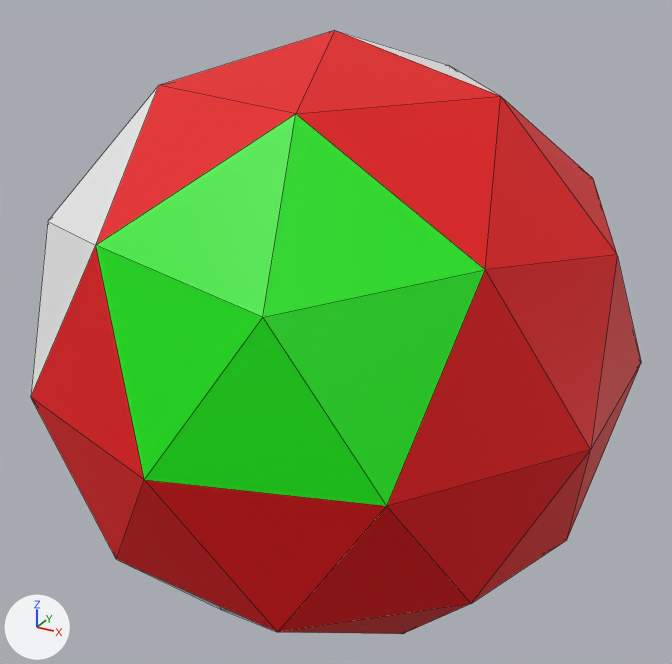
The OBJ model OpenGL_engine/res/models/sphere.obj: old version first, new version second.
Before and after are seen from a 50 mm camera at (1.395, -2.53, 1.29) aimed at (-0.002, 0.009, 0.021). Every picture has the same lights, and +X, +Y and +Z are marked at lower left. Mesh edges are drawn as thin lines. Where no turn or scale is listed for an object, it has been applied to the vertices.
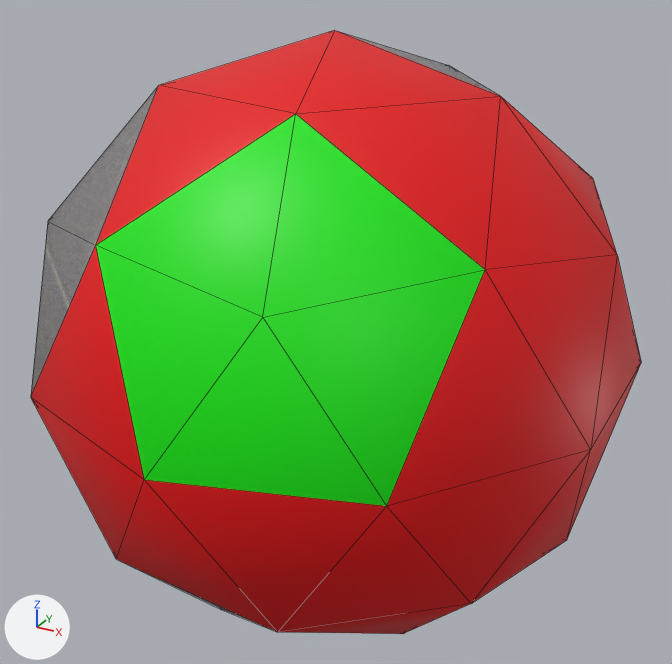
Diff of the bpy script that builds the scene:
```diff
--- a/OpenGL_engine/res/models/sphere.obj.py
+++ b/OpenGL_engine/res/models/sphere.obj.py
@@ img_square_png @@
+img_square_png = load_image('square.png', '../textures/square.jpg', 1024, 1024, 'sRGB')
@@ mat_textured @@
 mat_textured = principled_material('textured')
-mat_textured.base_color = (0.8, 0.8, 0.8)  # white #e7e7e7
-mat_textured.roughness = 1.0
+mat_textured.texture = img_square_png
@@ mat_textured2 @@
 mat_textured2 = principled_material('textured2')
-mat_textured2.base_color = (0.8, 0.8, 0.8)  # white #e7e7e7
-mat_textured2.roughness = 1.0
+mat_textured2.texture = img_square_png
@@ me_icosphere @@
 me_icosphere.from_pydata(...)  # 42 vertices, 80 faces; spans x -0.95..0.95, y -1.0..1.0, z -1.0..1.0
 # used by ob_icosphere; location = (0.0, 0.0, 0.0)
+# me_icosphere part 1: the surface is now shaded smooth
 me_icosphere.materials.append(mat_red)
```

Changed parts and their boxes [x1, y1, x2, y2] in the pictures (672 x 664 px):
'Icosphere', surface changed: [31, 31, 620, 632] in both
